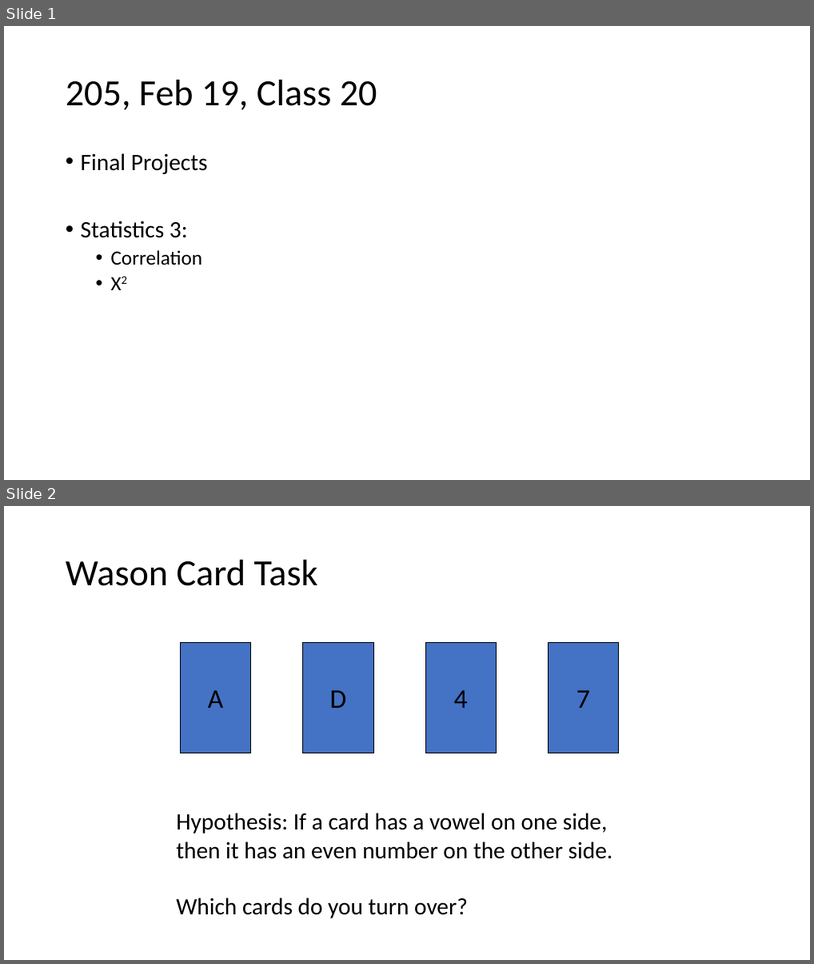
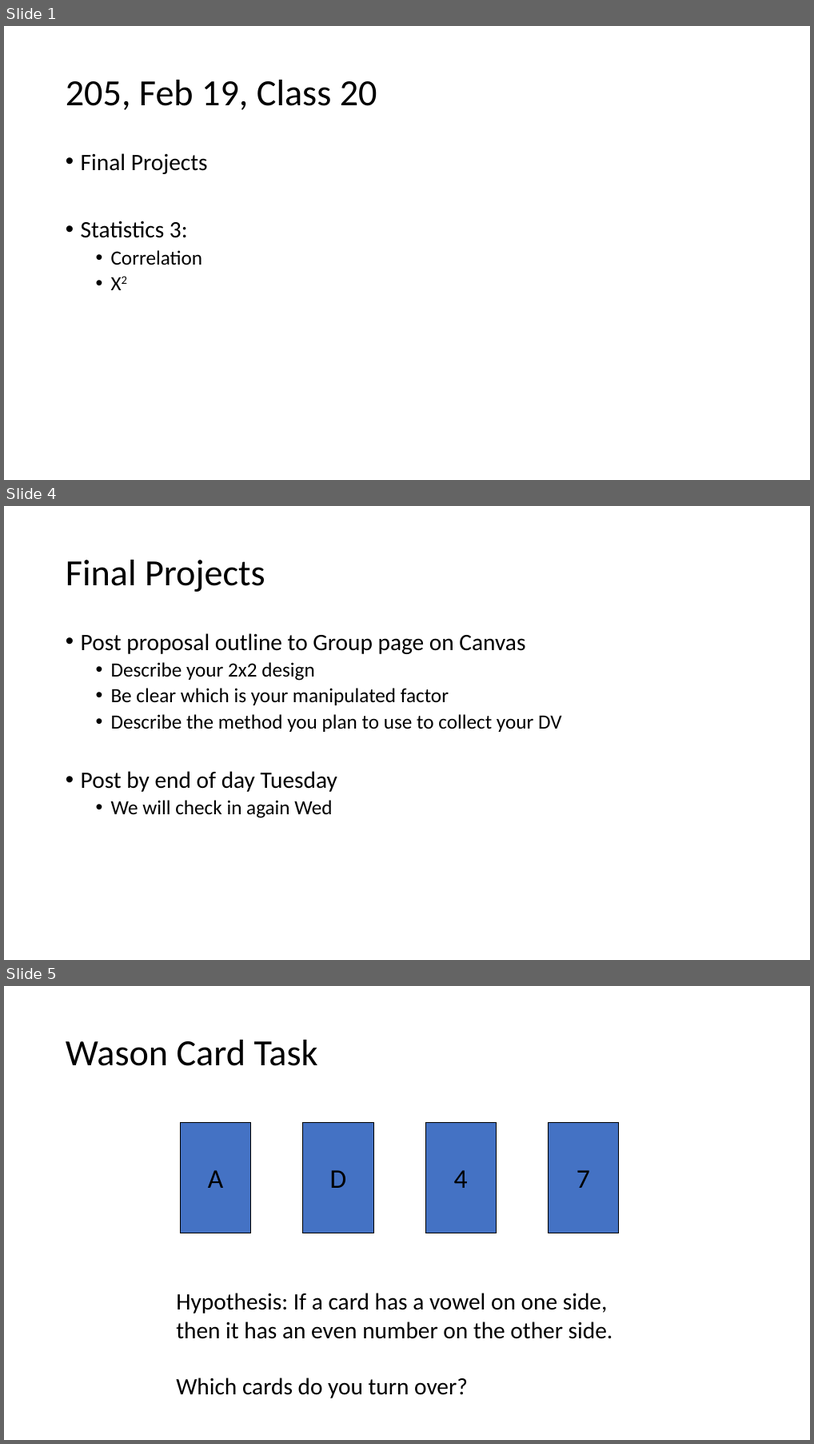
Before and after one commit to preber/Research-Methods, a slide deck: Class Slides 2024/Class 20.pptx. Shown one above the other, each under a label of ours: slides 1 and 2 before the commit, slides 1, 4 and 5 after it; the slides between them are not shown. The pictures are 814x964 and 814x1444 pixels, drawn with LibreOffice and Linux fonts; fonts in the diff are those of the drawing. Boxes give left, top, right and bottom in pixels: in the first picture for what was removed or moved away, otherwise in the second. Text is boxed around its words. In the diff, an @@ line names an element or a change of style, - is before the commit and + after.

```diff
--- a/Class Slides 2024/Class 20.pptx
+++ b/Class Slides 2024/Class 20.pptx
@@ slide 4 added at <box>4,506,810,960</box>, background #FFFFFF @@
@@ title added at <box>66,560,266,592</box>, 44 pt, text #000000 @@
+Final Projects
@@ text added at <box>81,633,562,818</box>, 24 pt, text #000000 @@
+• Post proposal outline to Group page on Canvas
+  • Describe your 2x2 design
+  • Be clear which is your manipulated factor
+  • Describe the method you plan to use to collect your DV
+• Post by end of day Tuesday
+  • We will check in again Wed
@@ what was slide 2 is now slide 5 @@
```
Also in this commit, not shown: 2 other slides added.
